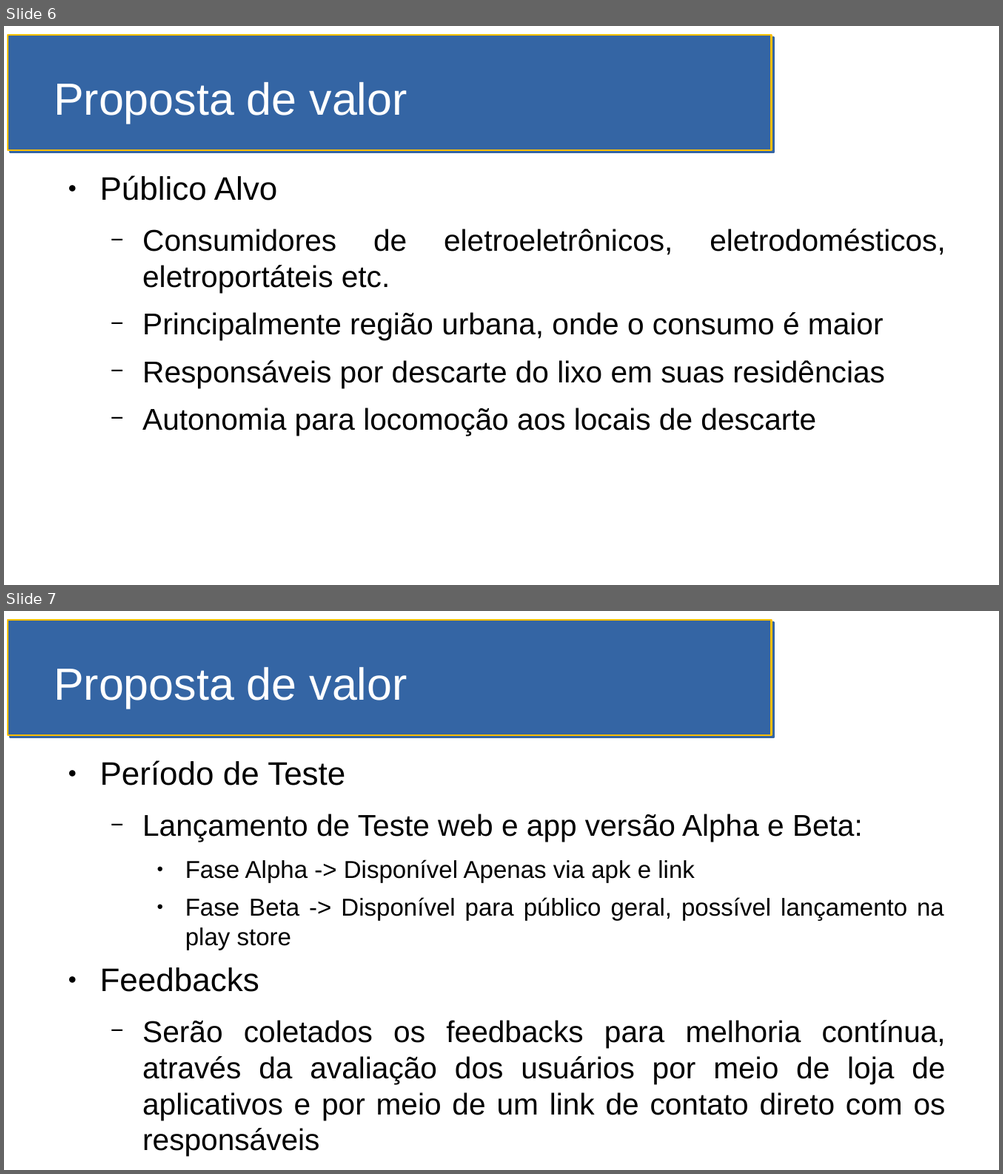
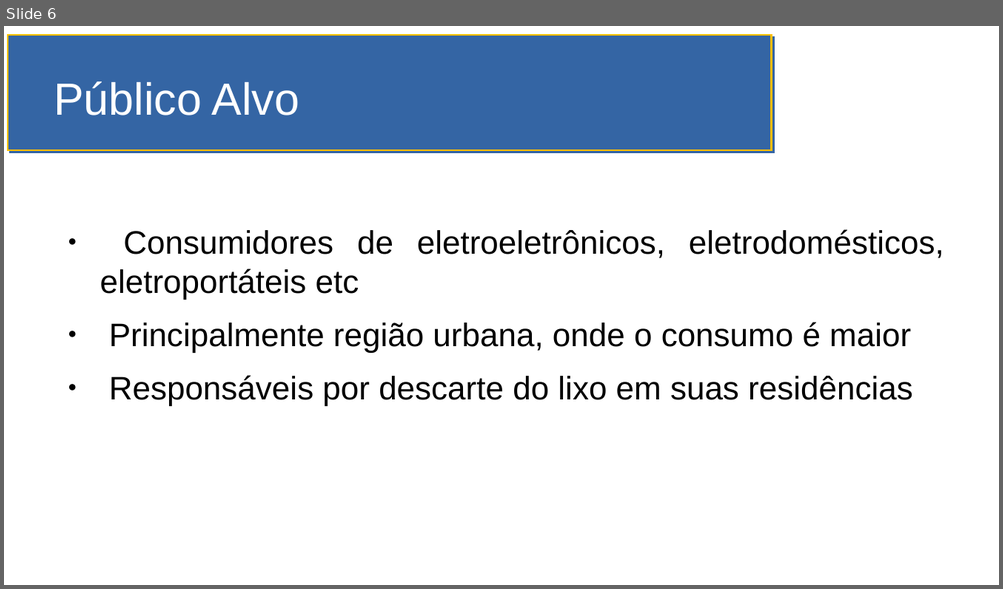
Before and after one commit to MBA-Impacta/mvp-coleta-consciente-descricao, a slide deck: SlidesMVP.odp. Shown one above the other, each under a label of ours: slides 6 and 7 before the commit, slide 6 after it. The pictures are 1003x1174 and 1003x589 pixels, drawn with LibreOffice and Linux fonts; fonts in the diff are those of the drawing. Boxes give left, top, right and bottom in pixels: in the first picture for what was removed or moved away, otherwise in the second. Text is boxed around its words. In the diff, an @@ line names an element or a change of style, - is before the commit and + after.

```diff
--- a/SlidesMVP.odp
+++ b/SlidesMVP.odp
@@ slide 7 removed at box(4, 611, 999, 1170), background #FFFFFF; not listed: 1 template element that a slide beside it also shows @@
@@ title removed at box(54, 667, 407, 708) @@
-Proposta de valor
@@ text removed at box(100, 760, 945, 1156) @@
-● Período de Teste
-  − Lançamento de Teste web e app versão Alpha e Beta:
-    ● Fase Alpha -> Disponível Apenas via apk e link
-    ● Fase Beta -> Disponível para público geral, possível lançamento na play store
-● Feedbacks
-  − Serão coletados os feedbacks para melhoria contínua, através da avaliação dos usuários por meio de loja de aplicativos e por meio de um link de contato direto com os responsáveis
@@ slide 6 changed as well @@
@@ rectangle removed at box(8, 35, 771, 150) @@
@@ freeform shape added at box(8, 35, 771, 150), fill #3465A4, outline #FFBF00 1.42 pt @@
@@ title at box(54, 82, 299, 116): text changed @@
-Proposta de valor
+Público Alvo
@@ text at box(100, 230, 944, 299): text changed; size 24 to 26 pt @@
-● Público Alvo
-  − Consumidores de eletroeletrônicos, eletrodomésticos, eletroportáteis etc.
+● Consumidores de eletroeletrônicos, eletrodomésticos, eletroportáteis etc
@@ text at box(109, 322, 913, 406): size 24 to 26 pt in "Principalmente região urbana, onde o consumo é ...", "Responsáveis por descarte do lixo em suas ..."; bullet − to ●; list level 2 to 1 in "Principalmente região urbana, onde o ..."; list level 2 to 1 in "Responsáveis por descarte do lixo ..." @@
@@ text at box(142, 408, 816, 436): paragraph removed @@
-  − Autonomia para locomoção aos locais de descarte
```
Also in this commit, not shown: 8 other slides changed, 3 slides added, 6 other slides removed.
